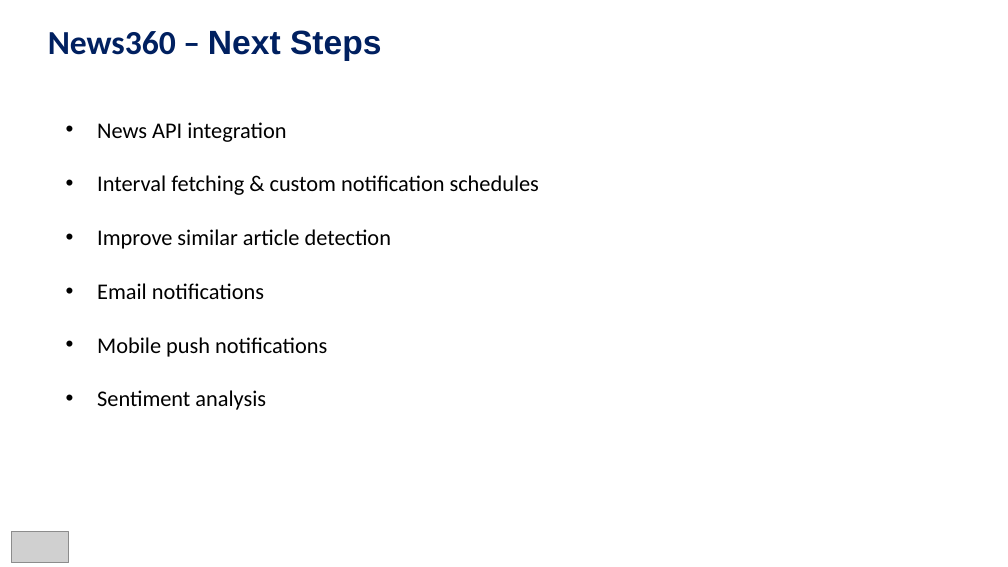
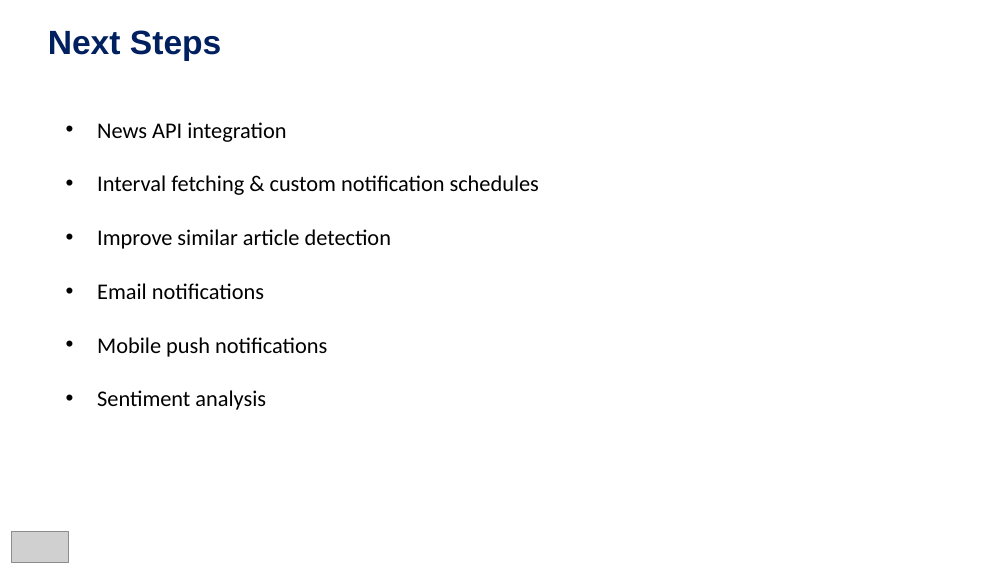
Before and after one commit to HenryQuillin/g380, a slide deck: slide 11 of NewsNudge-updated.pptx (slide 12 before the commit). Drawn at 1008x567 pixels with LibreOffice and Linux fonts; fonts in the diff are those of the drawing; grey boxes stand for pictures. Boxes give left, top, right and bottom in pixels: in the first picture for what was removed or moved away, otherwise in the second. Text is boxed around its words. In the diff, an @@ line names an element or a change of style, - is before the commit and + after.

```diff
--- a/NewsNudge-updated.pptx
+++ b/NewsNudge-updated.pptx
@@ text at <box>48,30,221,61</box>: text changed @@
-News360 – Next Steps
+Next Steps
```
Also in this commit, not shown: 3 other slides changed, 1 slide added.
